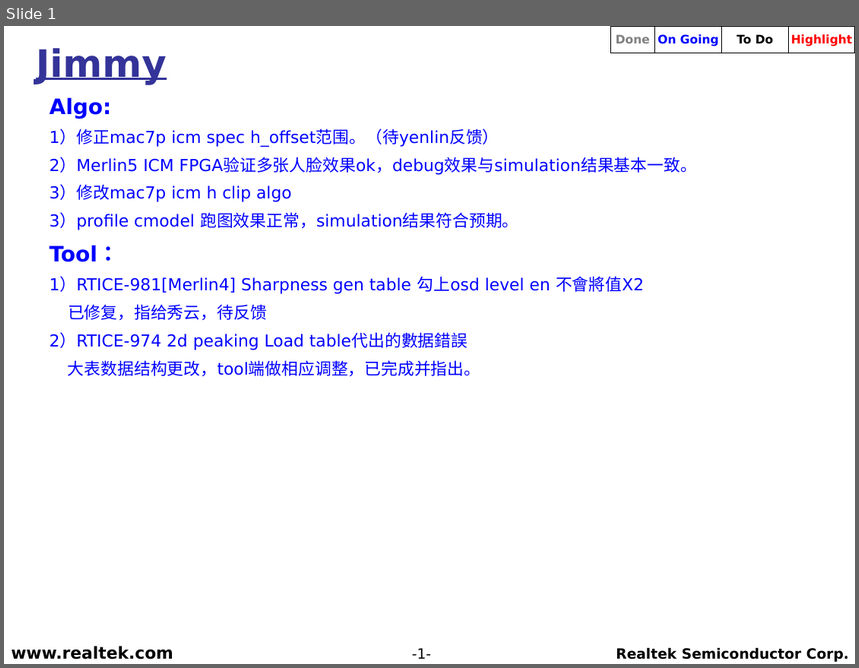
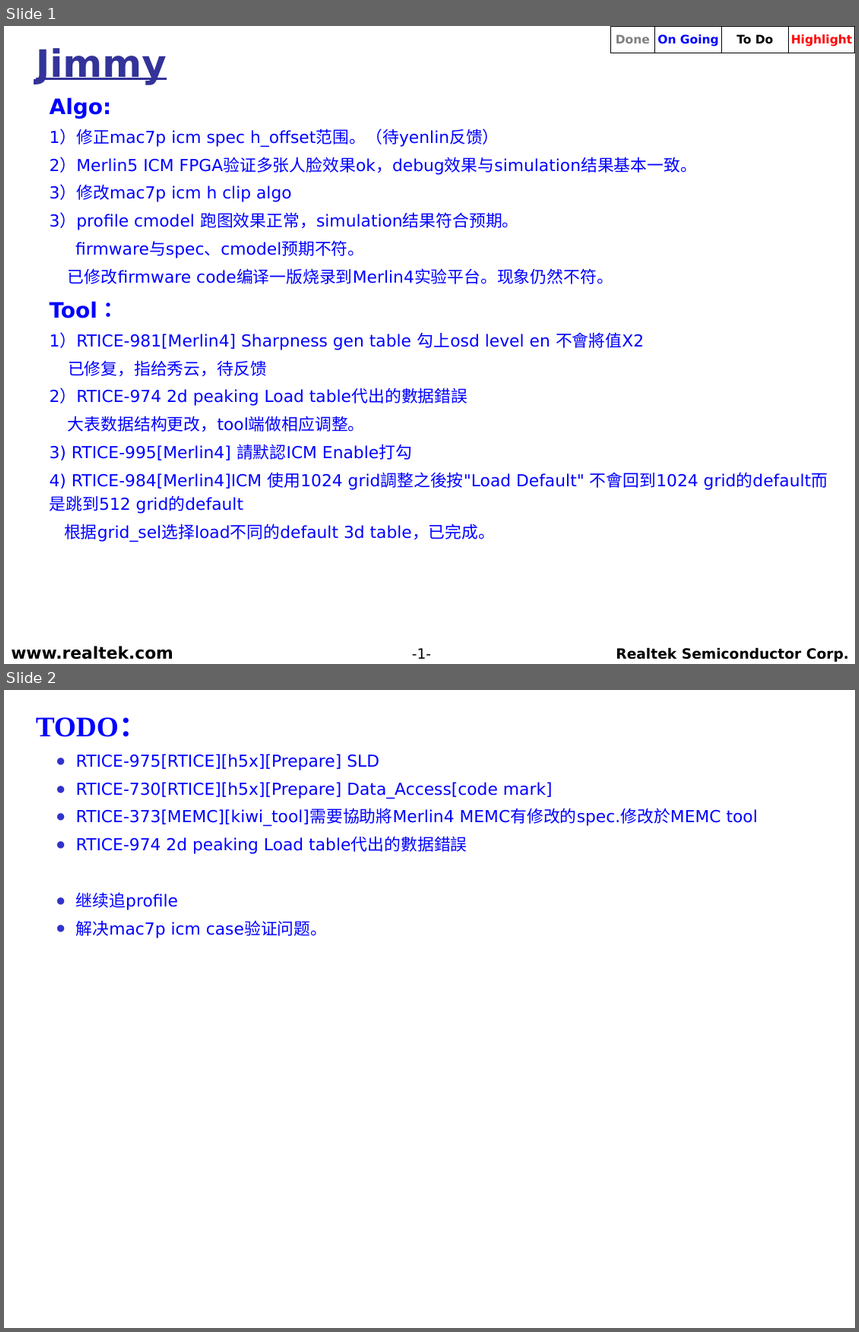
Before and after one commit to weicun581/Weekly_report, a slide deck: 2019年4月/RS_TV_SD_(Jimmy)_20190402.ppt. Shown one above the other, each under a label of ours: slide 1 before the commit, slides 1 and 2 after it. The pictures are 859x668 and 859x1332 pixels, drawn with LibreOffice and Linux fonts; fonts in the diff are those of the drawing; background and template pictures are left out. Boxes give left, top, right and bottom in pixels: in the first picture for what was removed or moved away, otherwise in the second. Text is boxed around its words. In the diff, an @@ line names an element or a change of style, - is before the commit and + after.

```diff
--- a/2019年4月/RS_TV_SD_(Jimmy)_20190402.ppt
+++ b/2019年4月/RS_TV_SD_(Jimmy)_20190402.ppt
@@ slide 2 added at bbox=[4, 690, 855, 1328], background picture (left out) @@
@@ text added at bbox=[36, 717, 758, 939], 14 pt, text #0000FF @@
+  TODO：
+  ● RTICE-975[RTICE][h5x][Prepare] SLD
+  ● RTICE-730[RTICE][h5x][Prepare] Data_Access[code mark]
+  ● RTICE-373[MEMC][kiwi_tool]需要協助將Merlin4 MEMC有修改的spec.修改於MEMC tool
+  ● RTICE-974 2d peaking Load table代出的數据錯誤
+  ● 继续追profile
+  ● 解决mac7p icm case验证问题。
@@ slide 1 changed as well @@
@@ text at bbox=[68, 241, 614, 284]: paragraphs added @@
+  firmware与spec、cmodel预期不符。
+  已修改firmware code编译一版烧录到Merlin4实验平台。现象仍然不符。
@@ text at bbox=[50, 416, 699, 542]: text changed @@
-  大表数据结构更改，tool端做相应调整，已完成并指出。
+  大表数据结构更改，tool端做相应调整。
+  3) RTICE-995[Merlin4] 請默認ICM Enable打勾
+  4) RTICE-984[Merlin4]ICM 使用1024 grid調整之後按"Load Default" 不會回到1024 grid的default而是跳到512 grid的default
+  根据grid_sel选择load不同的default 3d table，已完成。
```
Also in this commit, not shown: 1 slide removed, 1 other file.
